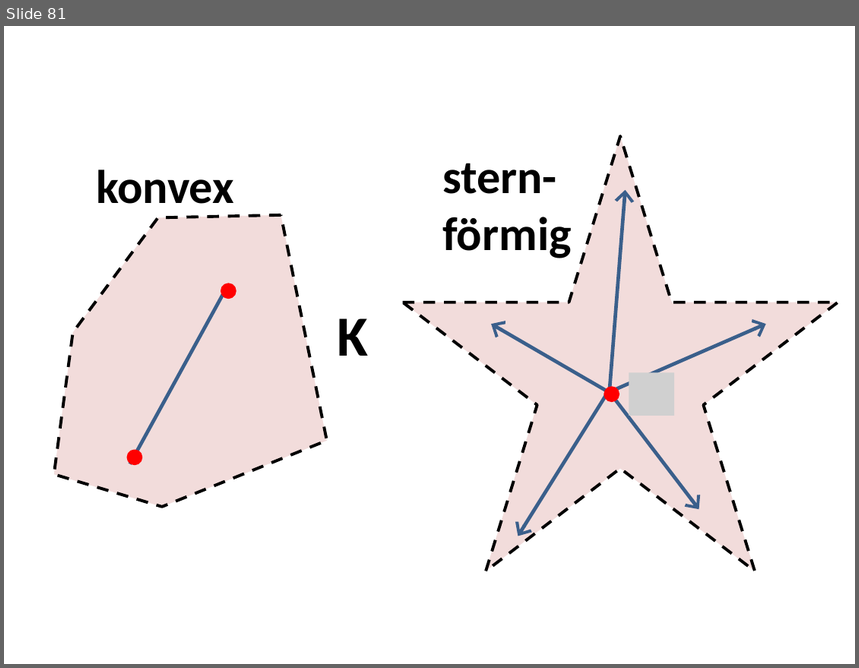
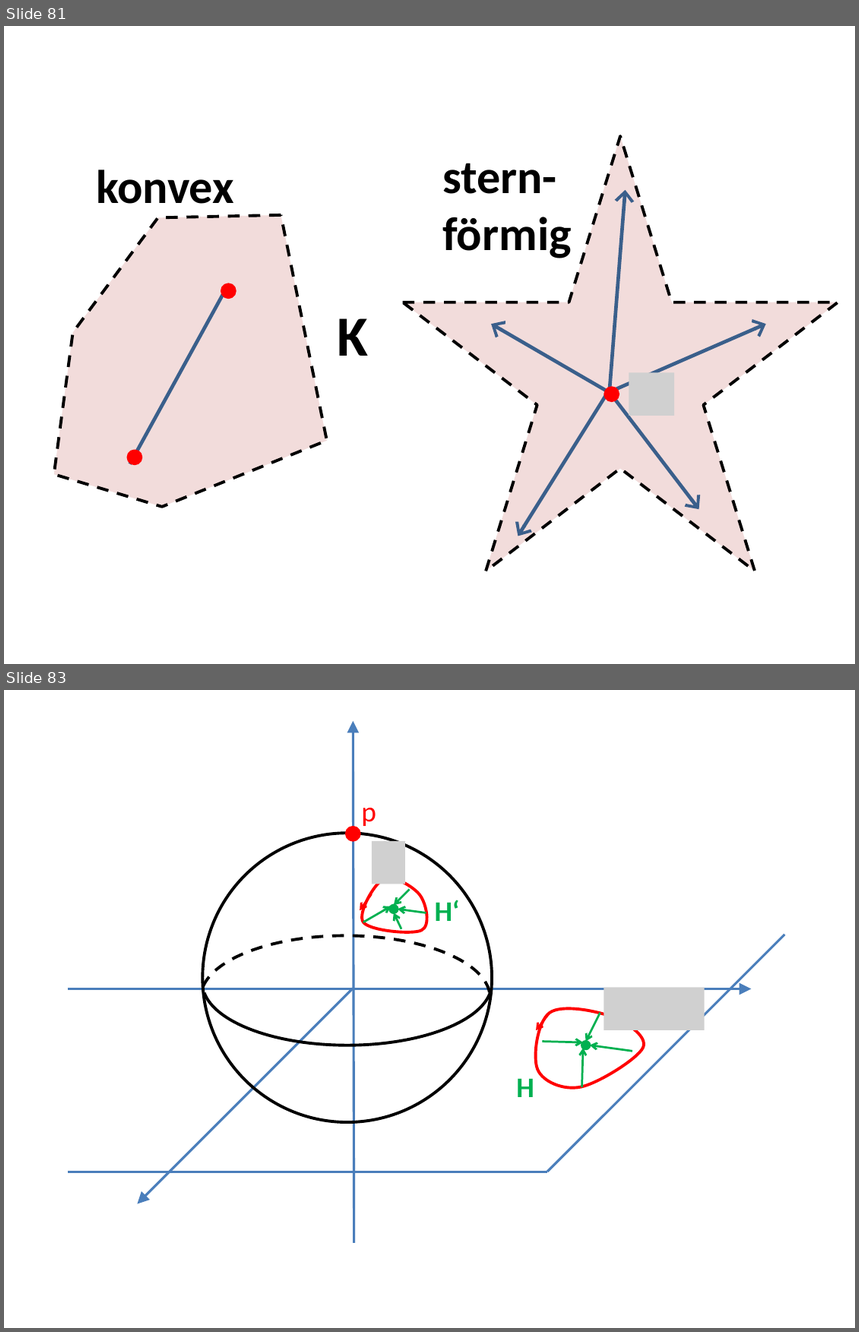
Before and after one commit to lutteropp/GeoTopo, a slide deck: images/Bilder.pptx. Shown one above the other, each under a label of ours: slide 81 before the commit, slides 81 and 83 after it; the slides between them are not shown. The pictures are 859x668 and 859x1332 pixels, drawn with LibreOffice and Linux fonts; fonts in the diff are those of the drawing; grey boxes stand for pictures. Boxes give left, top, right and bottom in pixels: in the first picture for what was removed or moved away, otherwise in the second. Text is boxed around its words. In the diff, an @@ line names an element or a change of style, - is before the commit and + after.

```diff
--- a/images/Bilder.pptx
+++ b/images/Bilder.pptx
@@ slide 83 added at box(4, 690, 855, 1328), background #FFFFFF @@
@@ arrow added from (354, 1243) to (353, 720), #4B7EBC 2 pt @@
@@ text added at box(361, 808, 376, 826), 24 pt, text #FF0000 @@
+p
@@ ellipse added at box(202, 833, 492, 1122), outline #000000 2.5 pt @@
@@ ellipse added at box(346, 827, 360, 840), fill #FF0000, outline #FF0000 2 pt @@
@@ picture added at box(372, 841, 405, 884) @@
@@ arrow added from (372, 894) to (360, 910), #FF0000 1.75 pt @@
@@ freeform shape added at box(363, 878, 427, 932), outline #FF0000 2.5 pt @@
@@ arrow added from (409, 889) to (394, 905), #00B050 1.75 pt @@
@@ arrow added from (363, 923) to (392, 906), #00B050 1.75 pt @@
@@ ellipse added at box(389, 905, 397, 913), fill #00B050, outline #00B050 2 pt @@
@@ arrow added from (401, 929) to (394, 913), #00B050 1.75 pt @@
@@ arrow added from (427, 913) to (397, 909), #00B050 1.75 pt @@
@@ text added at box(435, 900, 460, 921), 24 pt, text #00B050, bold @@
+H‘
@@ arc (boxed as its full ellipse) added at box(201, 936, 490, 1060), outline #000000 2.5 pt dashed @@
@@ arc (boxed as its full ellipse) added at box(202, 922, 492, 1046), outline #000000 2.5 pt @@
@@ line added from (785, 934) to (548, 1172), #4B7EBC 2 pt @@
@@ arrow added from (68, 989) to (751, 989), #4B7EBC 2 pt @@
@@ arrow added from (353, 989) to (138, 1204), #4B7EBC 2 pt @@
@@ freeform shape added at box(536, 1008, 644, 1087), outline #FF0000 2.5 pt @@
@@ picture added at box(604, 988, 705, 1030) @@
@@ arrow added from (550, 1012) to (536, 1030), #FF0000 1.75 pt @@
@@ arrow added from (600, 1012) to (586, 1042), #00B050 1.75 pt @@
@@ arrow added from (542, 1042) to (583, 1043), #00B050 1.75 pt @@
@@ ellipse added at box(582, 1042, 590, 1049), fill #00B050, outline #00B050 2 pt @@
@@ arrow added from (582, 1087) to (583, 1049), #00B050 1.75 pt @@
@@ arrow added from (633, 1051) to (590, 1046), #00B050 1.75 pt @@
@@ text added at box(516, 1078, 534, 1097), 24 pt, text #00B050, bold @@
+H
@@ line added from (68, 1172) to (548, 1172), #4B7EBC 2 pt @@
```
Also in this commit, not shown: 4 other slides added, 12 other files.
